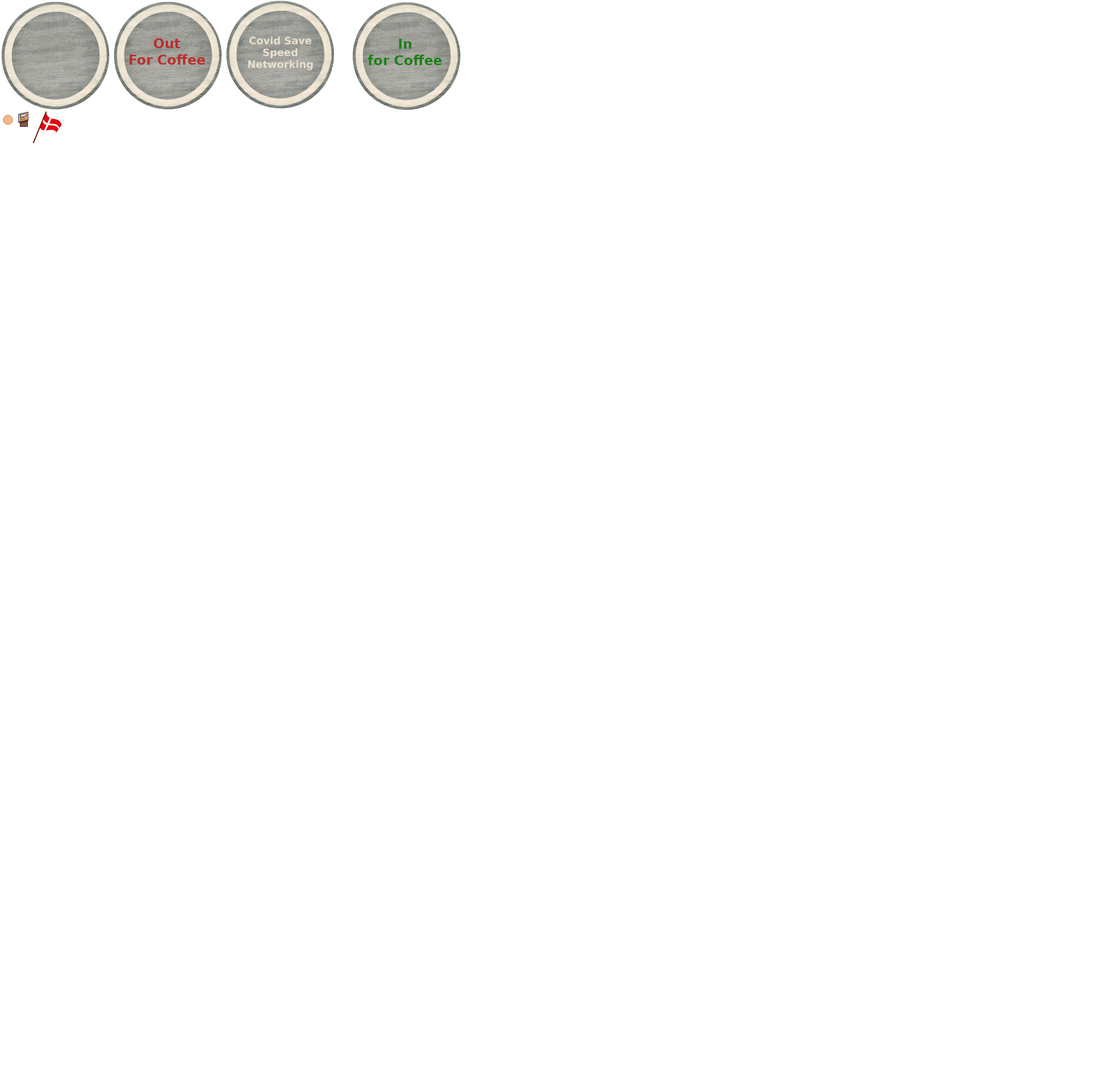
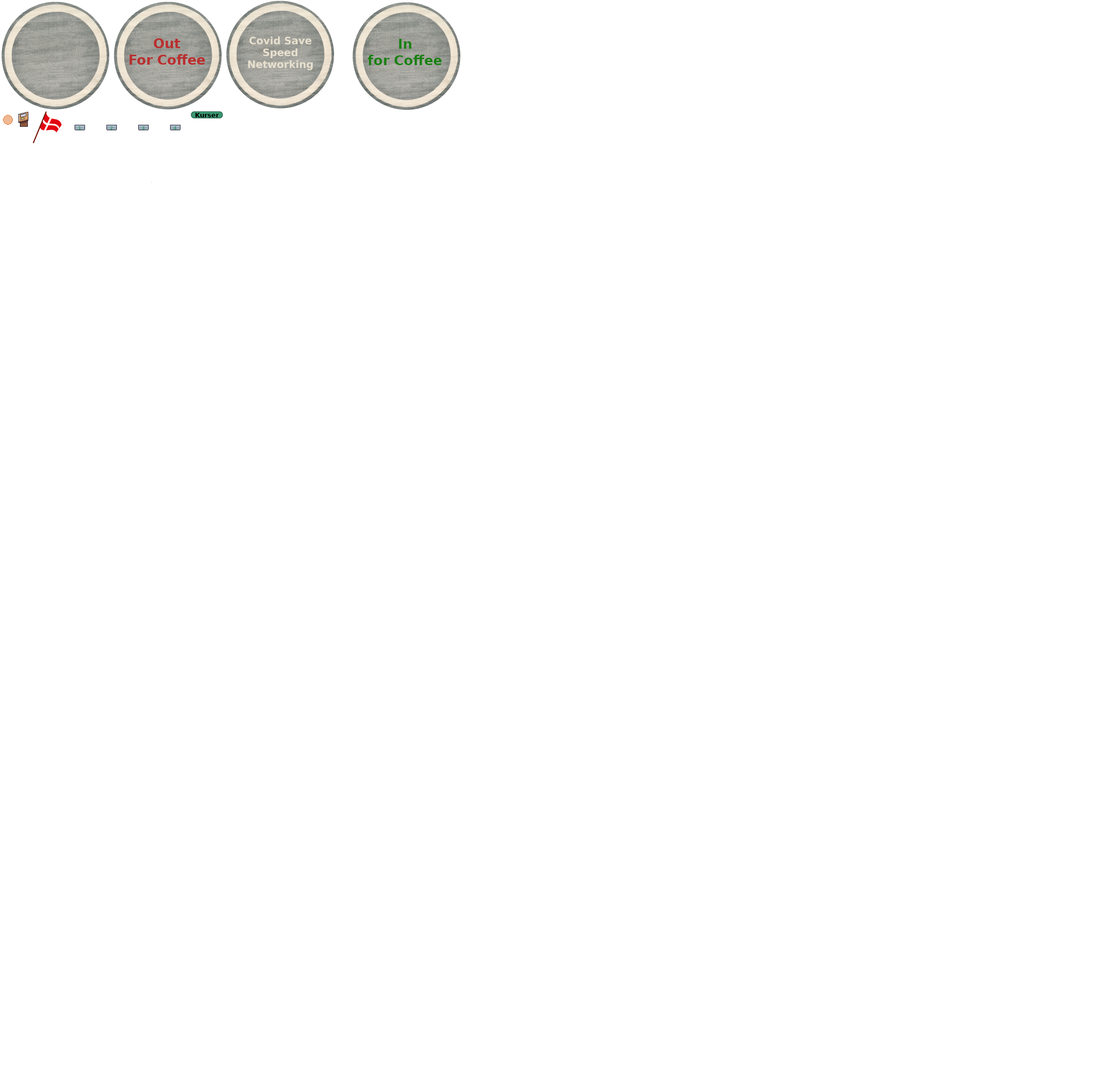
Layered file, before and after one edit (w=1094, h=1089). Changes by layer:
added group "Number sign Group" with 2 layers above "Kurser" over 138, 124, 149, 131
added layer "3" in group "Number sign Group" over 141, 126, 145, 130
added layer "number sign" in group "Number sign Group" over 138, 124, 149, 131
added layer "Kurser" above "sign" over 195, 112, 220, 118
added layer "sign" above "base" over 190, 111, 223, 119
renamed "Pasted Layer" to "base", painted on it over 74, 124, 181, 183
